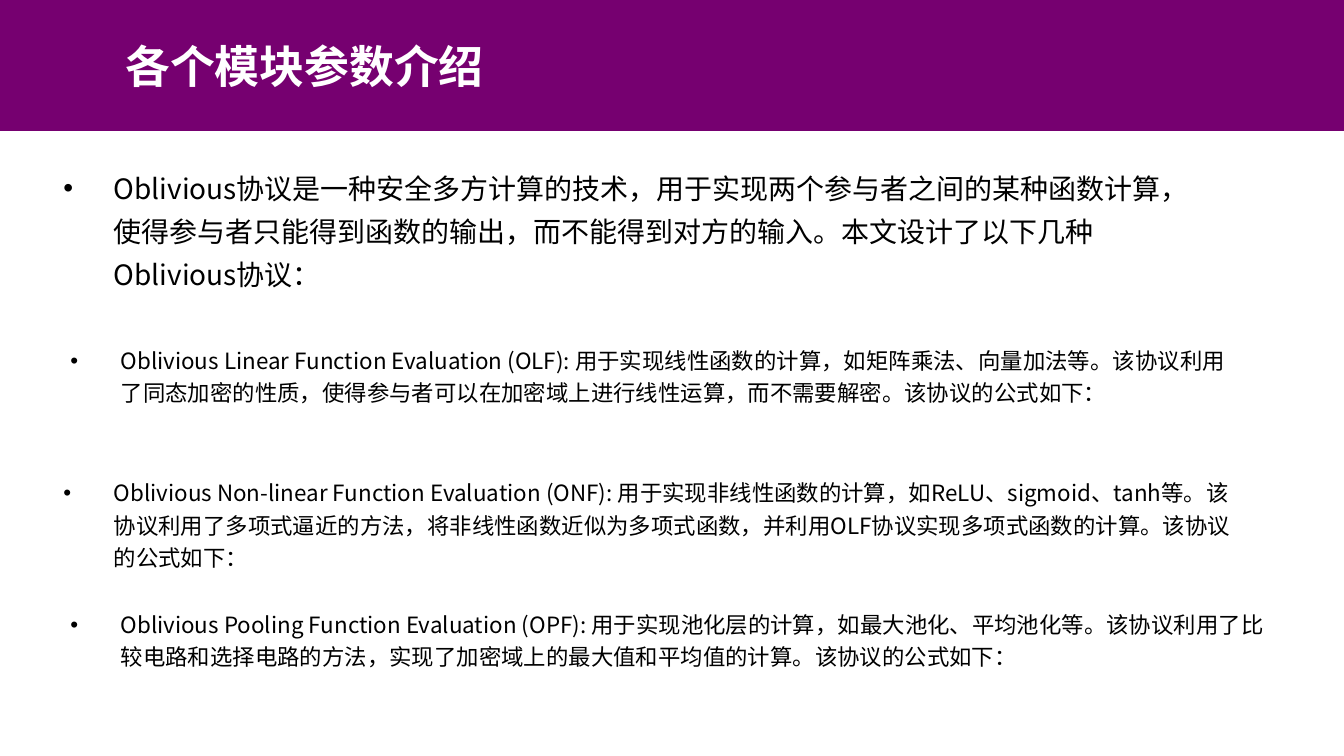
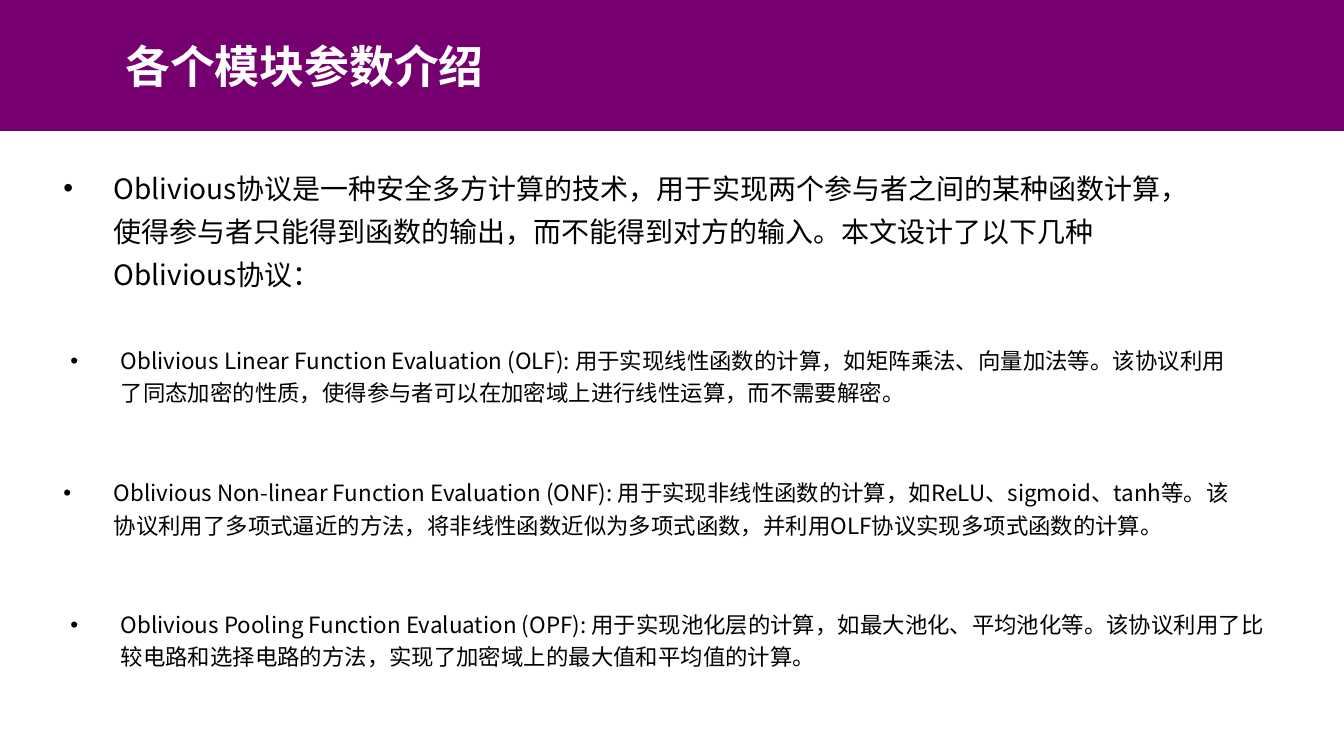
Before and after one commit to Murat2283/For_New_bing_1, a slide deck: slide 15 of 先_大数据安全与隐私_2/Oblivious Neural Network Predictions via MiniONN Transformations.pptx (slide 14 before the commit). Drawn at 1344x756 pixels with LibreOffice and Linux fonts; fonts in the diff are those of the drawing. Boxes give left, top, right and bottom in pixels: in the first picture for what was removed or moved away, otherwise in the second. Text is boxed around its words. In the diff, an @@ line names an element or a change of style, - is before the commit and + after.

```diff
--- a/先_大数据安全与隐私_2/Oblivious Neural Network Predictions via MiniONN Transformations.pptx
+++ b/先_大数据安全与隐私_2/Oblivious Neural Network Predictions via MiniONN Transformations.pptx
@@ text at (121,350,1225,404): text changed @@
-• Oblivious Linear Function Evaluation (OLF): 用于实现线性函数的计算，如矩阵乘法、向量加法等。该协议利用了同态加密的性质，使得参与者可以在加密域上进行线性运算，而不需要解密。该协议的公式如下：
+• Oblivious Linear Function Evaluation (OLF): 用于实现线性函数的计算，如矩阵乘法、向量加法等。该协议利用了同态加密的性质，使得参与者可以在加密域上进行线性运算，而不需要解密。
@@ text at (114,482,1229,537): text changed @@
-• Oblivious Non-linear Function Evaluation (ONF): 用于实现非线性函数的计算，如ReLU、sigmoid、tanh等。该协议利用了多项式逼近的方法，将非线性函数近似为多项式函数，并利用OLF协议实现多项式函数的计算。该协议的公式如下：
+• Oblivious Non-linear Function Evaluation (ONF): 用于实现非线性函数的计算，如ReLU、sigmoid、tanh等。该协议利用了多项式逼近的方法，将非线性函数近似为多项式函数，并利用OLF协议实现多项式函数的计算。
@@ text at (121,614,1263,668): text changed @@
-• Oblivious Pooling Function Evaluation (OPF): 用于实现池化层的计算，如最大池化、平均池化等。该协议利用了比较电路和选择电路的方法，实现了加密域上的最大值和平均值的计算。该协议的公式如下：
+• Oblivious Pooling Function Evaluation (OPF): 用于实现池化层的计算，如最大池化、平均池化等。该协议利用了比较电路和选择电路的方法，实现了加密域上的最大值和平均值的计算。
```
Also in this commit, not shown: 4 other slides changed, 4 slides added, 1 slide removed, 25 other files.
